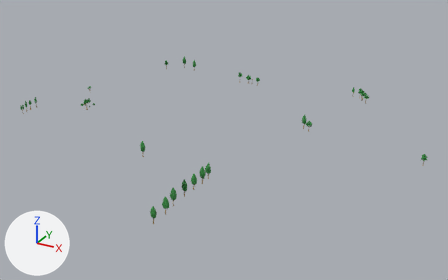
The FBX model Assets/Models/Level/trees.fbx as it was, and as the next commit left it.
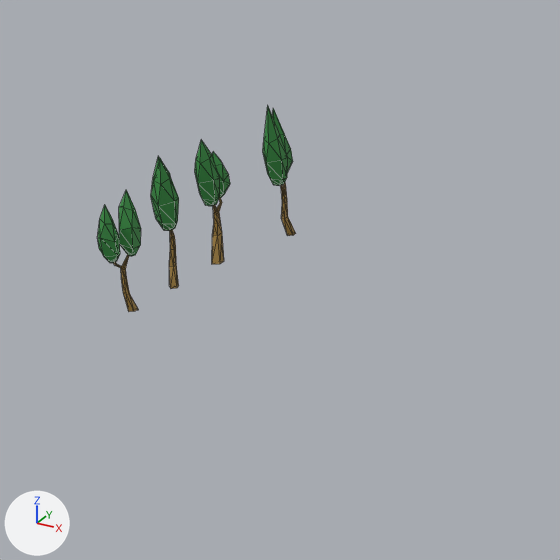
The first picture shows the older version from a camera (50 mm lens) standing at (-1.34, -13.0, 5.24) and looking at (-7.28, -2.2, -0.16). The close-ups show both versions on the part from 3% to 13% of the width and 31% to 48% of the height of that picture; other places that the commit changed are outside them. Arrows for +X, +Y and +Z are at lower left; the lights stay in place. The close-ups show mesh edges as thin lines. Where no turn or scale is listed for an object, it has been applied to the vertices.

Names of what the first close-up shows: 'tree15', 'tree26', 'tree27', 'tree28'.
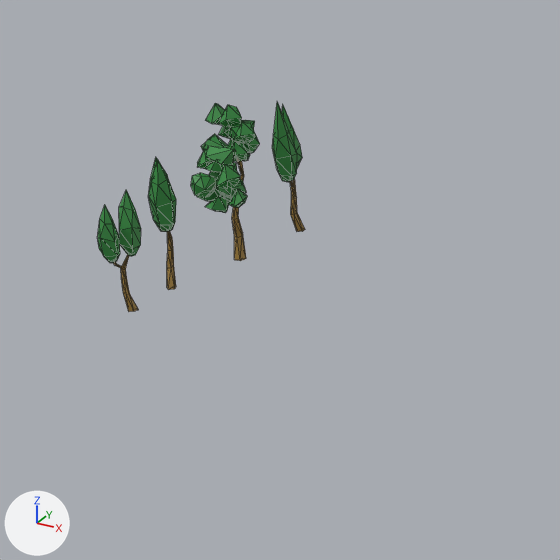
Where the newer file only moved an object's origin or applied its transform, the numbers keep the older frame.

Pixel boxes [x1, y1, x2, y2] of what changed, in the close-ups (560 x 560 px):
'tree36', added (green): after [191, 103, 260, 261]
    faces in mat_trees_green (green #338b40): [191, 103, 260, 213]
    faces in mat_tree_bark__brown (brown #a3813c): [232, 158, 246, 261]
'tree15', moved: before [263, 106, 296, 236]; after [272, 102, 305, 232]
'tree27', mesh moved: before [151, 156, 179, 289]; after [148, 158, 176, 290]
'tree26', deleted (green): before [195, 139, 230, 264]
    faces in mat_trees_green (green #338b40): [195, 139, 230, 206]
    faces in mat_tree_bark__brown (brown #a3813c): [212, 198, 224, 264]

The change, as a list of edits to the scene's bpy script:
```text
Change me_mesh_031:
    where me_mesh_031.from_pydata(...)  # 78 vertices, 138 faces; spans x -0.043..0.044, y -0.043..0.045, z -0.141..0.141
    used by ob_tree27; location = (-11.944, -3.291, 0.136)
    me_mesh_031 part 1: the whole mesh is moved by (0.0, -0.007, 0.0)
Add me_mesh_027_1:
    me_mesh_027_1.from_pydata(...)  # 306 vertices, 512 faces; spans x -0.094..0.094, y -0.111..0.084, z -0.142..0.181
    # faces by material slot: [68, 444]
    me_mesh_027_1.materials.append(mat_tree_bark__brown)  # brown #a3813c
    me_mesh_027_1.materials.append(mat_trees_green)  # green #338b40
Change ob_tree15:
    ob_tree15.location: (-11.944, -2.985, 0.13) -> (-11.944, -2.959, 0.13)
Remove ob_tree26:
    ob_tree26 = bpy.data.objects.new('tree26', me_mesh_030)
    ob_tree26.location = (-11.977, -3.137, 0.13)
Add ob_tree36:
    ob_tree36 = bpy.data.objects.new('tree36', me_mesh_027_1)
    ob_tree36.location = (-11.928, -3.126, 0.136)
```
